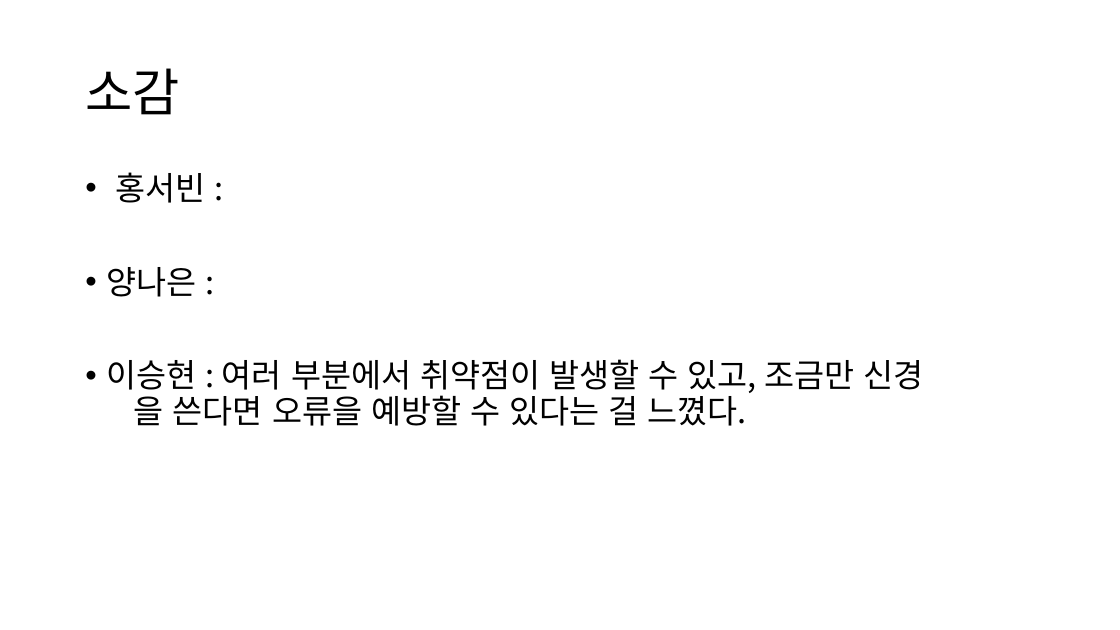
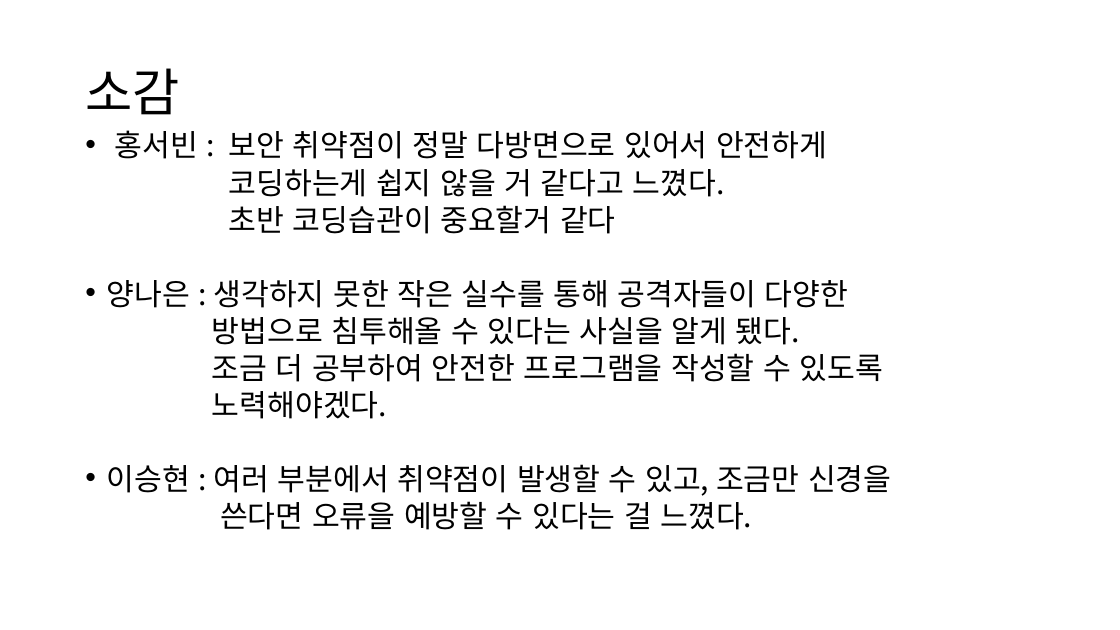
Before and after one commit to Klaxon9718/YUHAN_-security, a slide deck: slide 11 of 발표자료/Secure Coding 발표자료.pptx. Drawn at 1120x630 pixels with LibreOffice and Linux fonts; fonts in the diff are those of the drawing. Boxes give left, top, right and bottom in pixels: in the first picture for what was removed or moved away, otherwise in the second. Text is boxed around its words. In the diff, an @@ line names an element or a change of style, - is before the commit and + after.

```diff
--- a/발표자료/Secure Coding 발표자료.pptx
+++ b/발표자료/Secure Coding 발표자료.pptx
@@ text at [106, 130, 891, 530]: text changed; size 28 to 25.9 pt @@
-• 홍서빈 :
-• 양나은 :
-• 이승현 : 여러 부분에서 취약점이 발생할 수 있고, 조금만 신경 을 쓴다면 오류을 예방할 수 있다는 걸 느꼈다.
+• 홍서빈 : 보안 취약점이 정말 다방면으로 있어서 안전하게
+코딩하는게 쉽지 않을 거 같다고 느꼈다.
+초반 코딩습관이 중요할거 같다
+• 양나은 : 생각하지 못한 작은 실수를 통해 공격자들이 다양한
+방법으로 침투해올 수 있다는 사실을 알게 됐다.
+조금 더 공부하여 안전한 프로그램을 작성할 수 있도록
+노력해야겠다.
+• 이승현 : 여러 부분에서 취약점이 발생할 수 있고, 조금만 신경을
+쓴다면 오류을 예방할 수 있다는 걸 느꼈다.
```
Also in this commit, not shown: 1 other slide changed, 2 slides added, 2 slides removed, 2 other files.
